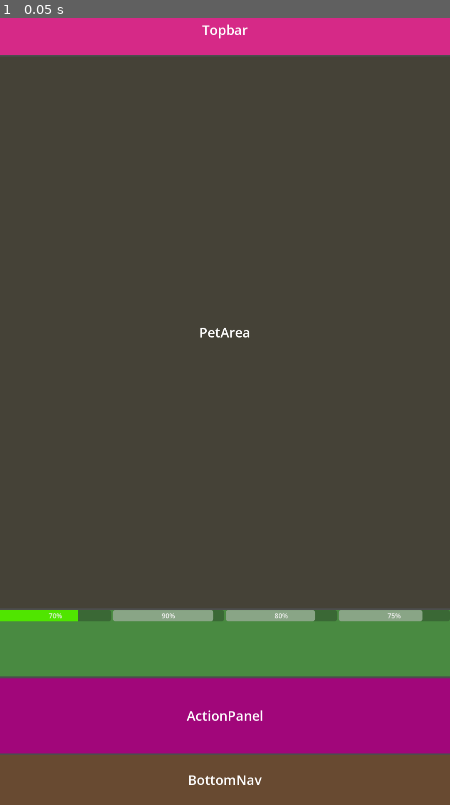
Above: before the commit, frame 1.
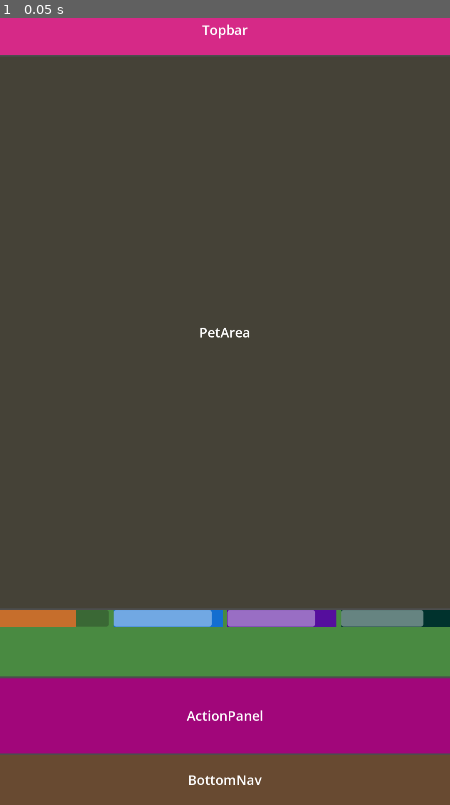
Above: after the commit, the same moment.

Repository: mboracingoz/Hatchi
Game: Godot game, scene res://Scenes/main.tscn
Two runs of this game, one before a commit and one after it. Both use one fixed random seed, a clock stepped at 60 frames per second and the inputs below. This scene is started directly instead of the project's main scene.
Inputs:
- Up to frame 1 (0.05 s): no input

The runs differ from the first frame. In frame 1, 2.0% of the frame differs, in the area x 0-100%, y 75-78%.

Commit message:
Improved need panel readability with colors, spacing, and cleaner progress bars

Diff:
--- a/Scenes/main.tscn
+++ b/Scenes/main.tscn
@@ -13,7 +13,16 @@
 bg_color = Color(0.28485528, 0.5414254, 0.25359923, 1)
 
 [sub_resource type="StyleBoxFlat" id="StyleBoxFlat_kry3j"]
-bg_color = Color(0.31222314, 0.89679396, 0, 1)
+bg_color = Color(0.77596754, 0.43093792, 0.1732994, 1)
+
+[sub_resource type="StyleBoxFlat" id="StyleBoxFlat_21xkr"]
+bg_color = Color(0.073864035, 0.43213472, 0.8164918, 1)
+
+[sub_resource type="StyleBoxFlat" id="StyleBoxFlat_6bp64"]
+bg_color = Color(0.33509833, 0.054123245, 0.61379784, 1)
+
+[sub_resource type="StyleBoxFlat" id="StyleBoxFlat_344ge"]
+bg_color = Color(1.8049032e-08, 0.19725004, 0.17686981, 1)
 
 [sub_resource type="StyleBoxFlat" id="StyleBoxFlat_8gbba"]
 bg_color = Color(0.6298799, 0.025875766, 0.4792717, 1)
@@ -63,33 +72,45 @@
 
 [node name="NeedsContainer" type="HBoxContainer" parent="RootLayout/NeedPanel" unique_id=1351172576]
 layout_mode = 2
+theme_override_constants/separation = 12
 
 [node name="HungerBar" type="ProgressBar" parent="RootLayout/NeedPanel/NeedsContainer" unique_id=631897409]
+custom_minimum_size = Vector2(0, 40)
 layout_mode = 2
 size_flags_horizontal = 3
 theme_override_styles/fill = SubResource("StyleBoxFlat_kry3j")
 value = 70.0
+show_percentage = false
 script = ExtResource("1_bo1nx")
 need_id = "hunger"
 
 [node name="HygieneBar" type="ProgressBar" parent="RootLayout/NeedPanel/NeedsContainer" unique_id=1597484465]
+custom_minimum_size = Vector2(0, 40)
 layout_mode = 2
 size_flags_horizontal = 3
+theme_override_styles/background = SubResource("StyleBoxFlat_21xkr")
 value = 90.0
+show_percentage = false
 script = ExtResource("1_bo1nx")
 need_id = "hygiene"
 
 [node name="HappinesBar" type="ProgressBar" parent="RootLayout/NeedPanel/NeedsContainer" unique_id=1469228563]
+custom_minimum_size = Vector2(0, 40)
 layout_mode = 2
 size_flags_horizontal = 3
+theme_override_styles/background = SubResource("StyleBoxFlat_6bp64")
 value = 80.0
+show_percentage = false
 script = ExtResource("1_bo1nx")
 need_id = "happines"
 
 [node name="SleepBar" type="ProgressBar" parent="RootLayout/NeedPanel/NeedsContainer" unique_id=356440126]
+custom_minimum_size = Vector2(0, 40)
 layout_mode = 2
 size_flags_horizontal = 3
+theme_override_styles/background = SubResource("StyleBoxFlat_344ge")
 value = 85.0
+show_percentage = false
 script = ExtResource("1_bo1nx")
 need_id = "sleep"
 
